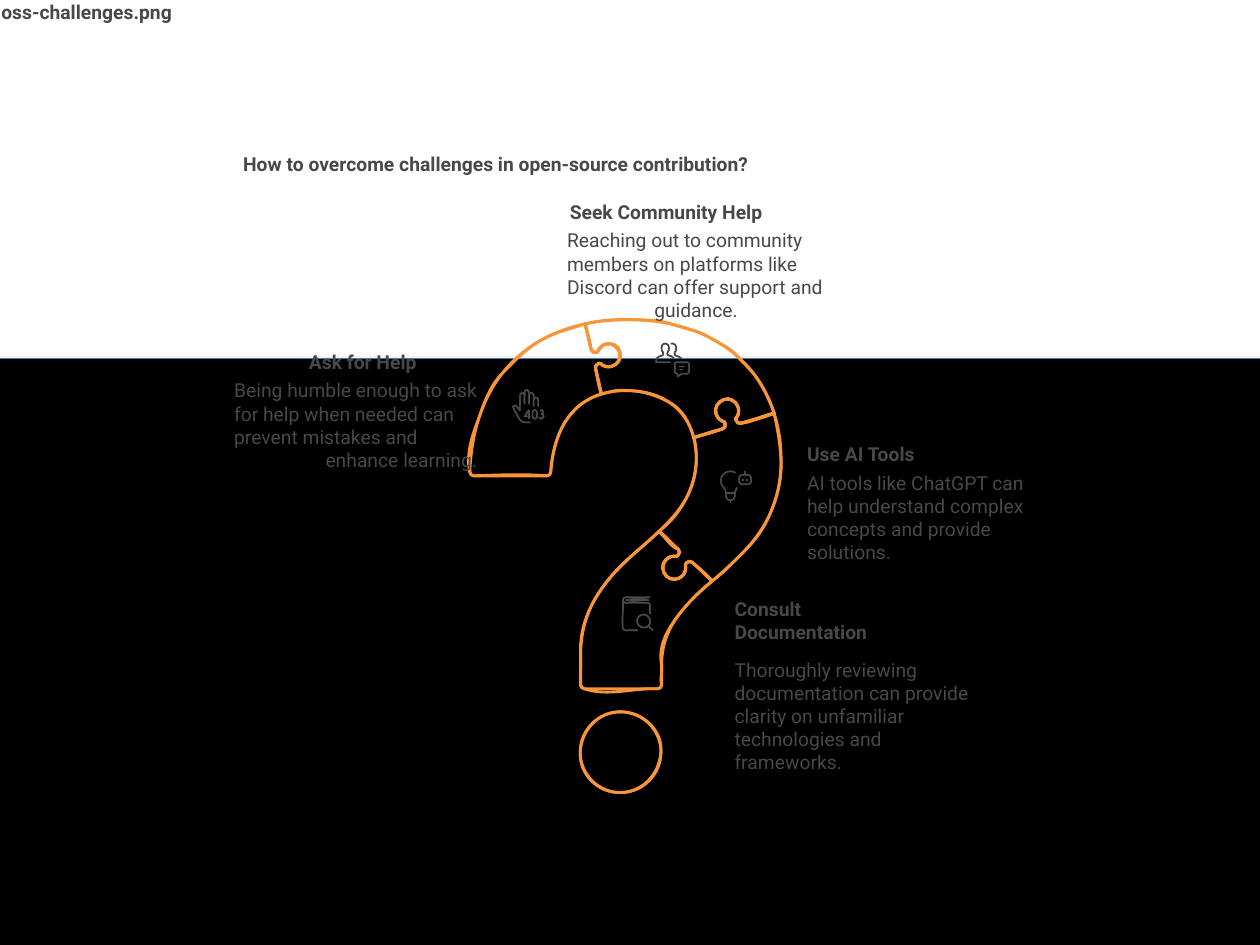
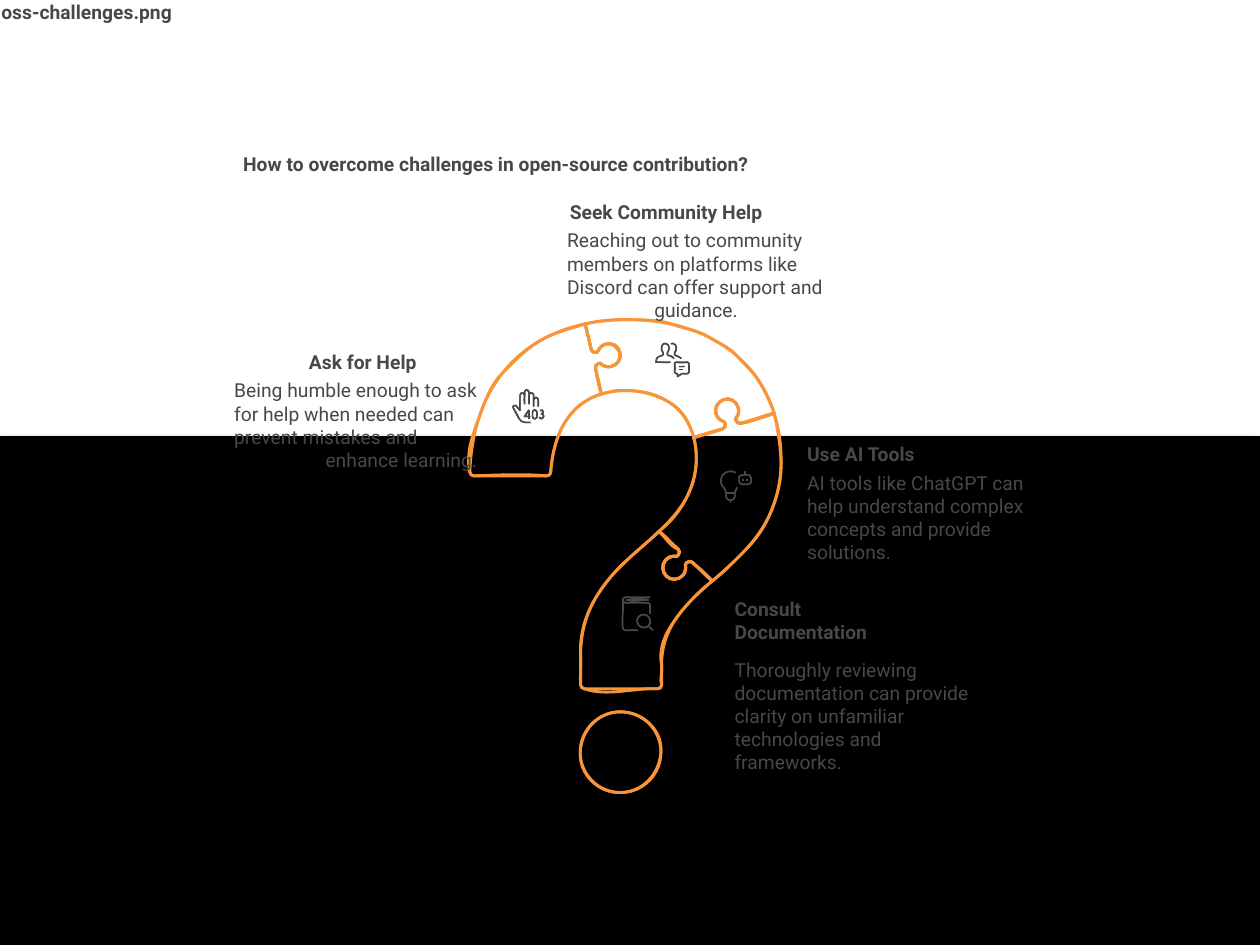
Before and after one commit to JuanPabloDiaz/jpdiaz, a slide deck: slide 15 of src/assets/images/blog/blog-images.pptx. Drawn at 1260x945 pixels with LibreOffice and Linux fonts; fonts in the diff are those of the drawing. Boxes give left, top, right and bottom in pixels: in the first picture for what was removed or moved away, otherwise in the second. Text is boxed around its words. In the diff, an @@ line names an element or a change of style, - is before the commit and + after.

```diff
--- a/src/assets/images/blog/blog-images.pptx
+++ b/src/assets/images/blog/blog-images.pptx
@@ rectangle removed at <box>0,359,1260,945</box> @@
@@ rectangle added at <box>0,436,1260,945</box>, fill #000000 @@
```
Also in this commit, not shown: 13 other slides changed, 9 slides added, 10 other files.
